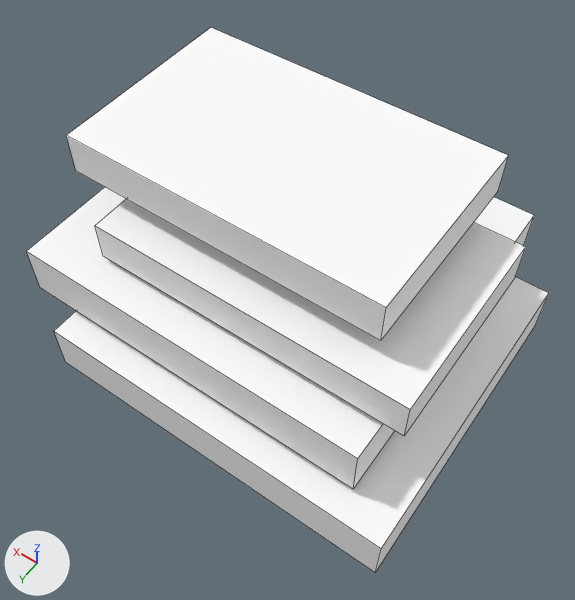
One commit to the OBJ model src/main/resources/assets/myvillage/models/equipment/forging/workpiece_xuantie_boots_rough.obj: the scene before it, then after it.
The view is the same before and after, from a 50 mm lens placed at (0.261, -0.138, 0.622), pointed at (0.508, -0.483, 0.079). The axes (+X, +Y, +Z) are drawn at lower left. The lights are the same throughout. The picture after the commit comes second. Mesh edges are drawn as thin lines. Where no turn or scale is listed for an object, it has been applied to the vertices. Vertices at exactly the same position are counted once.

Objects in the first picture: 'workpiece_xuantie_boots_rough'.
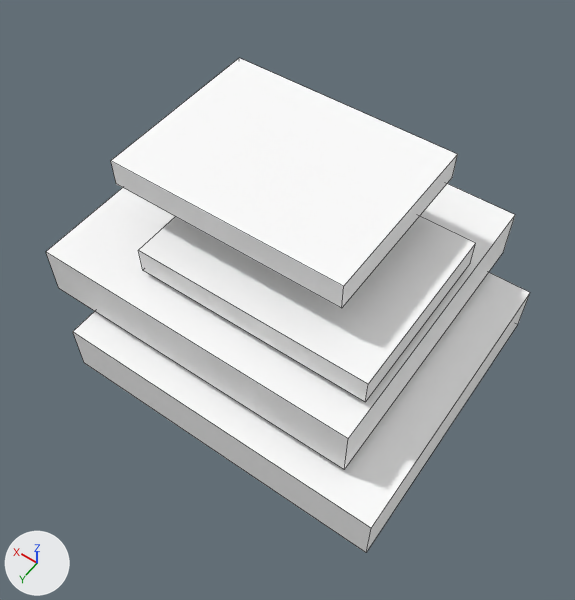
Pixel boxes [x1, y1, x2, y2] of what changed, in the pictures (575 x 600 px; the box of a moved part takes in the faces that stretch with it):
```json
{"object": "workpiece_xuantie_boots_rough", "change": "reshaped", "before": [26, 28, 549, 572], "after": [46, 58, 530, 552], "on screen": "7% narrower, 9% shorter"}
{"part": 1, "of": "me_workpiece_xuantie_boots_rough", "change": "moved or reshaped", "before": [54, 277, 549, 572], "after": [73, 272, 530, 552]}
{"part": 2, "of": "me_workpiece_xuantie_boots_rough", "change": "moved or reshaped", "before": [26, 187, 534, 489], "after": [46, 184, 515, 470]}
{"part": 3, "of": "me_workpiece_xuantie_boots_rough", "change": "moved or reshaped", "before": [95, 199, 526, 436], "after": [138, 216, 476, 402]}
{"part": 4, "of": "me_workpiece_xuantie_boots_rough", "change": "moved or reshaped", "before": [66, 28, 509, 340], "after": [111, 58, 458, 308]}
```

Scene script edits in JSON lines:
```json
{"block": "me_workpiece_xuantie_boots_rough", "where": "# used by ob_workpiece_xuantie_boots_rough; location = (0.0, 0.0, 0.0)"}
{"op": "remove", "block": "me_workpiece_xuantie_boots_rough", "code": "me_workpiece_xuantie_boots_rough.from_pydata(...)  # 32 vertices, 24 faces; spans x 0.331..0.709, y -0.672..-0.353, z 0.0..0.206"}
{"op": "add", "block": "me_workpiece_xuantie_boots_rough", "code": "me_workpiece_xuantie_boots_rough.from_pydata(...)  # 32 vertices, 24 faces; spans x 0.345..0.695, y -0.663..-0.363, z 0.0..0.194"}
{"block": "me_workpiece_xuantie_boots_rough", "change": "me_workpiece_xuantie_boots_rough part 1: the loose piece of 8 vertices spanning x 0.331..0.669, y -0.647..-0.353, z 0.0..0.05 is scaled about its middle by (0.917, 0.936, 1)"}
{"block": "me_workpiece_xuantie_boots_rough", "change": "me_workpiece_xuantie_boots_rough part 2: the loose piece of 8 vertices spanning x 0.372..0.709, y -0.672..-0.378, z 0.056..0.106 is scaled about its middle by (0.917, 0.936, 1)"}
{"block": "me_workpiece_xuantie_boots_rough", "change": "me_workpiece_xuantie_boots_rough part 3: the loose piece of 8 vertices spanning x 0.353..0.647, y -0.591..-0.409, z 0.113..0.15 is scaled about its middle by (0.745, 0.914, 0.667), then moved by (0.0, 0.0, -0.006)"}
{"block": "me_workpiece_xuantie_boots_rough", "change": "me_workpiece_xuantie_boots_rough part 4: the loose piece of 8 vertices spanning x 0.394..0.688, y -0.616..-0.434, z 0.169..0.206 is scaled about its middle by (0.745, 0.914, 0.667), then moved by (0.0, 0.0, -0.006)"}
```
